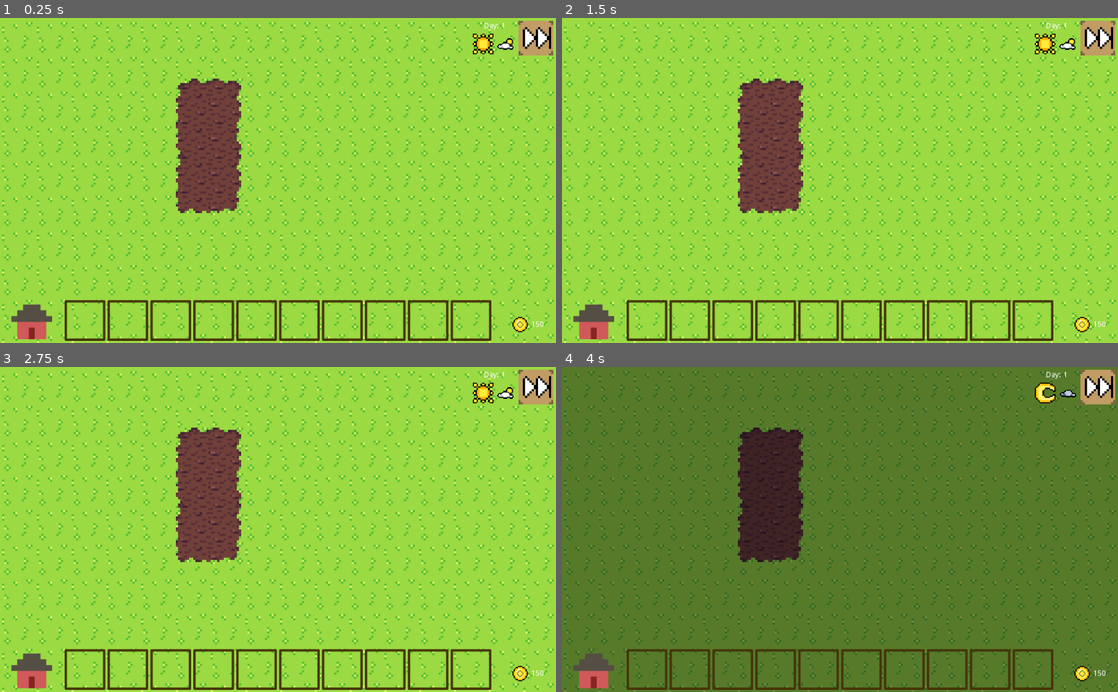
Above: before the commit, frames 1-4 (two rows, left to right).
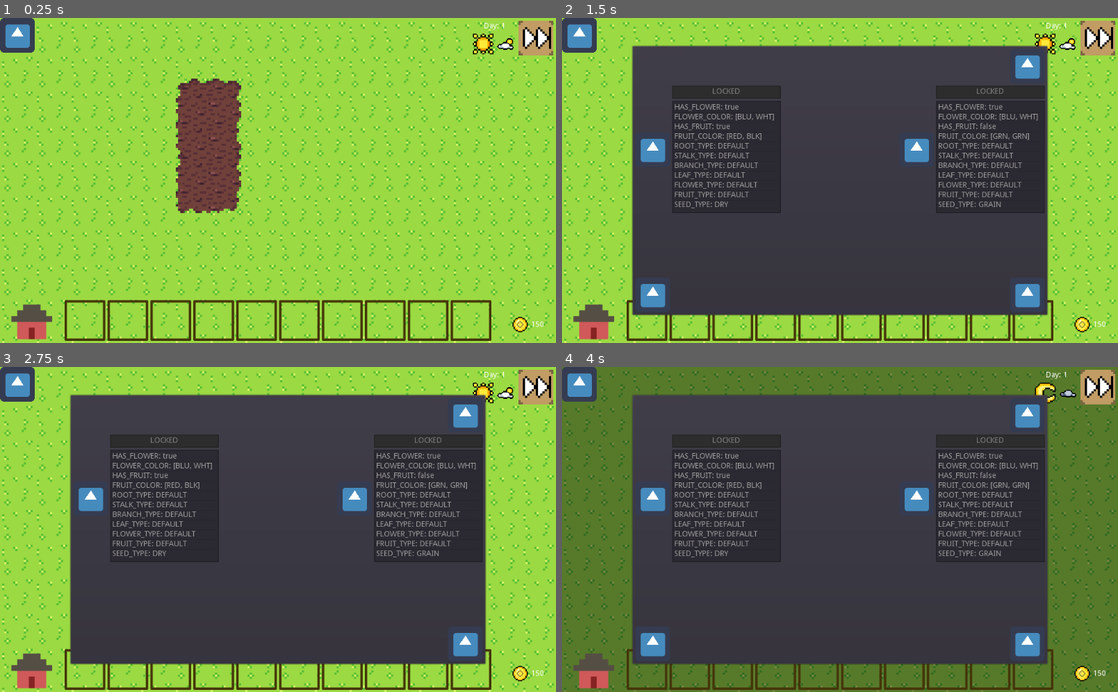
Above: after the commit, the same moments.

Repository: mrtheduts/GoGodotJam3
Game: Godot game, scene res://src/Main/Main.tscn
Same seed, same stepped clock (60 frames per second), same inputs: the game is played once before the commit and once after it. The engine's default icon, where the game draws it, is replaced by a stand-in: a white triangle on a blue panel in a dark square.
Inputs (mouse positions are in pixels of both pictures, inside the frame that each line leads up to):
- Up to frame 1 (0.25 s): no input
- Up to frame 2 (1.5 s): click (578, 34) at 0.52 s; click (1029, 294) at 1.27 s
- Up to frame 3 (2.75 s): click (88, 643) at 2.02 s
- Up to frame 4 (4 s): click (1029, 643) at 2.77 s; click (1095, 386) at 3.5 s

The runs differ from the first frame. In frame 1, 0.7% of the frame differs, in the area x 0-7%, y 0-11%; in frame 2, 63%, in the area x 0-88%, y 0-92%; in frame 3, 63%; in frame 4, 60%.

Commit message:
Add Plant Index stub
The Plant Index is the player's goal, to collect them all. The UI
part of the index is added as a stub here.

Part of the Plant Index task.

Diff:
--- a/project.godot
+++ b/project.godot
@@ -34,7 +34,7 @@
 "language": "GDScript",
 "path": "res://src/Singletons/Constants.gd"
 }, {
-"base": "RigidBody2D",
+"base": "Node2D",
 "class": "Flower",
 "language": "GDScript",
 "path": "res://src/CloseUpPlant/Flowers/Flower.gd"
@@ -59,6 +59,11 @@
 "language": "GDScript",
 "path": "res://src/Plant/Plant.gd"
 }, {
+"base": "PanelContainer",
+"class": "PlantIndex",
+"language": "GDScript",
+"path": "res://src/PlantIndex/PlantIndex.gd"
+}, {
 "base": "Reference",
 "class": "PlantTypes",
 "language": "GDScript",
@@ -68,6 +73,11 @@
 "class": "PopupWindow",
 "language": "GDScript",
 "path": "res://src/PopupDialog/PopupDialog.gd"
+}, {
+"base": "Node2D",
+"class": "Root",
+"language": "GDScript",
+"path": "res://src/CloseUpPlant/Roots/Roots.gd"
 }, {
 "base": "Node2D",
 "class": "Seed",
@@ -90,8 +100,10 @@
 "Leaf": "",
 "OverviewPlant": "",
 "Plant": "",
+"PlantIndex": "",
 "PlantTypes": "",
 "PopupWindow": "",
+"Root": "",
 "Seed": "",
 "Stalk": ""
 }
--- /dev/null
+++ b/src/PlantIndex/IndexEntry/IndexEntry.gd
@@ -0,0 +1,34 @@
+extends MarginContainer
+
+# References of the feature list and name label
+onready var _feature_list: ItemList = $HBoxContainer/VBoxContainer/FeatureList
+onready var _name_edit: LineEdit = $HBoxContainer/VBoxContainer/Name
+
+# Called when the node enters the scene tree for the first time.
+func _ready():
+
+	_name_edit.editable = false
+	_name_edit.text = "LOCKED"
+
+	var plant = PlantFactory.gen_random_plant()
+	init_plant(plant)
+	print(_feature_list.items)
+
+func init_plant(plant: Plant):
+	var features: Dictionary = plant.phenotype
+	var size = features.size()
+	set_list_size(size)
+
+	var item_string
+	var feat_keys = features.keys()
+	for i in size:
+		var key = feat_keys[i]
+		item_string = key + ": " + String(features[key])
+		add_feature(item_string)
+
+func add_feature(text: String):
+	print(text)
+	_feature_list.add_item(text)
+
+func set_list_size(size: int):
+	_feature_list.max_text_lines = size
--- /dev/null
+++ b/src/PlantIndex/IndexEntry/IndexEntry.tscn
@@ -0,0 +1,41 @@
+[gd_scene load_steps=3 format=2]
+
+[ext_resource path="res://icon.png" type="Texture" id=1]
+[ext_resource path="res://src/PlantIndex/IndexEntry/IndexEntry.gd" type="Script" id=2]
+
+[node name="IndexEntry" type="MarginContainer"]
+margin_top = 20.0
+margin_right = 40.0
+margin_bottom = 40.0
+script = ExtResource( 2 )
+
+[node name="HBoxContainer" type="HBoxContainer" parent="."]
+margin_right = 268.0
+margin_bottom = 228.0
+
+[node name="Photo" type="TextureRect" parent="HBoxContainer"]
+margin_right = 64.0
+margin_bottom = 228.0
+texture = ExtResource( 1 )
+stretch_mode = 6
+
+[node name="VBoxContainer" type="VBoxContainer" parent="HBoxContainer"]
+margin_left = 68.0
+margin_right = 268.0
+margin_bottom = 228.0
+
+[node name="Name" type="LineEdit" parent="HBoxContainer/VBoxContainer"]
+margin_right = 200.0
+margin_bottom = 24.0
+rect_min_size = Vector2( 0, 20 )
+align = 1
+
+[node name="FeatureList" type="ItemList" parent="HBoxContainer/VBoxContainer"]
+margin_top = 28.0
+margin_right = 200.0
+margin_bottom = 228.0
+rect_min_size = Vector2( 200, 200 )
+rect_clip_content = false
+size_flags_horizontal = 3
+size_flags_vertical = 3
+auto_height = true
--- /dev/null
+++ b/src/PlantIndex/PlantIndex.gd
@@ -0,0 +1,51 @@
+extends PanelContainer
+class_name PlantIndex
+
+# Signal
+signal index_closed
+
+# State
+var _page: int = 2
+
+func _ready():
+	update_buttons()
+
+func _on_CloseButton_pressed():
+	self.rect_pivot_offset = Vector2(0, 0)
+	$TweenClose.interpolate_property(
+		self, "rect_scale",
+		self.rect_scale, Vector2(0, 0),
+		0.25, $TweenClose.TRANS_SINE, $TweenClose.EASE_OUT
+	)
+
+	$TweenClose.interpolate_property(
+		self, "rect_position",
+		self.rect_position, Vector2.ZERO,
+		0.25, $TweenClose.TRANS_SINE, $TweenClose.EASE_OUT
+	)
+	$TweenClose.start()
+
+
+func _on_TweenClose_tween_all_completed():
+	emit_signal("index_closed")
+	self.queue_free()
+
+func _on_BackButton_pressed():
+	change_page(-2)
+	update_buttons()
+
+func _on_NextButton_pressed():
+	change_page(2)
+	update_buttons()
+
+func change_page(increment: int):
+	_page += increment
+
+func update_buttons():
+	var first_page = bool(_page - 2)
+	$VBoxContainer/HBoxContainerBot/BackButton.visible = first_page
+	$VBoxContainer/HBoxContainerBot/BackButton.disabled = !first_page
+
+	var last_page = bool(Constants.INDEX_PAGES - _page)
+	$VBoxContainer/HBoxContainerBot/NextButton.visible = last_page
+	$VBoxContainer/HBoxContainerBot/NextButton.disabled = !last_page
--- /dev/null
+++ b/src/PlantIndex/PlantIndex.tscn
@@ -0,0 +1,78 @@
+[gd_scene load_steps=4 format=2]
+
+[ext_resource path="res://src/PlantIndex/PlantIndex.gd" type="Script" id=1]
+[ext_resource path="res://icon.png" type="Texture" id=2]
+[ext_resource path="res://src/PlantIndex/IndexEntry/IndexEntry.tscn" type="PackedScene" id=3]
+
+[node name="PlantIndex" type="PanelContainer"]
+anchor_left = 0.5
+anchor_top = 0.5
+anchor_right = 0.5
+anchor_bottom = 0.5
+margin_left = -384.0
+margin_top = -250.0
+margin_right = 384.0
+margin_bottom = 250.0
+script = ExtResource( 1 )
+
+[node name="TweenClose" type="Tween" parent="."]
+
+[node name="VBoxContainer" type="VBoxContainer" parent="."]
+margin_left = 7.0
+margin_top = 7.0
+margin_right = 761.0
+margin_bottom = 493.0
+
+[node name="HBoxContainerTop" type="HBoxContainer" parent="VBoxContainer"]
+margin_right = 754.0
+margin_bottom = 64.0
+alignment = 2
+
+[node name="CloseButton" type="TextureButton" parent="VBoxContainer/HBoxContainerTop"]
+margin_left = 690.0
+margin_right = 754.0
+margin_bottom = 64.0
+size_flags_horizontal = 9
+texture_normal = ExtResource( 2 )
+
+[node name="HBoxContainerMid" type="HBoxContainer" parent="VBoxContainer"]
+margin_top = 68.0
+margin_right = 754.0
+margin_bottom = 296.0
+size_flags_vertical = 3
+
+[node name="Page1" parent="VBoxContainer/HBoxContainerMid" instance=ExtResource( 3 )]
+margin_top = 0.0
+margin_right = 268.0
+margin_bottom = 228.0
+
+[node name="Page2" parent="VBoxContainer/HBoxContainerMid" instance=ExtResource( 3 )]
+margin_left = 486.0
+margin_top = 0.0
+margin_right = 754.0
+margin_bottom = 228.0
+size_flags_horizontal = 10
+
+[node name="HBoxContainerBot" type="HBoxContainer" parent="VBoxContainer"]
+margin_top = 422.0
+margin_right = 754.0
+margin_bottom = 486.0
+size_flags_horizontal = 11
+size_flags_vertical = 10
+
+[node name="BackButton" type="TextureButton" parent="VBoxContainer/HBoxContainerBot"]
+margin_right = 64.0
+margin_bottom = 64.0
+texture_normal = ExtResource( 2 )
+
+[node name="NextButton" type="TextureButton" parent="VBoxContainer/HBoxContainerBot"]
+margin_left = 690.0
+margin_right = 754.0
+margin_bottom = 64.0
+size_flags_horizontal = 10
+texture_normal = ExtResource( 2 )
+
+[connection signal="tween_all_completed" from="TweenClose" to="." method="_on_TweenClose_tween_all_completed"]
+[connection signal="pressed" from="VBoxContainer/HBoxContainerTop/CloseButton" to="." method="_on_CloseButton_pressed"]
+[connection signal="pressed" from="VBoxContainer/HBoxContainerBot/BackButton" to="." method="_on_BackButton_pressed"]
+[connection signal="pressed" from="VBoxContainer/HBoxContainerBot/NextButton" to="." method="_on_NextButton_pressed"]
--- a/src/Singletons/Constants.gd
+++ b/src/Singletons/Constants.gd
@@ -54,3 +54,6 @@
 # ITEMS
 const HOE_ITEM_ID : int = 1
 const SEED_ITEM_ID : int = 4
+
+# INDEX
+const INDEX_PAGES: int = 20
--- a/src/UI/CombineAnimation/CombineAnimation.gd
+++ b/src/UI/CombineAnimation/CombineAnimation.gd
@@ -12,7 +12,7 @@
 func _process(delta):
 	$Lights/Light2D.rotation_degrees += delta * rotation_speed
 
-func init(plant: Plant, center: Vector2):
+func init(plant, center: Vector2):
 	$Display/Seed.init_seed(plant)
 	$Display/Seed.position = center
 	$Lights/Light2D.position = center
--- /dev/null
+++ b/src/UI/OpenPlantIndex/OpenPlantIndex.gd
@@ -0,0 +1,6 @@
+extends MarginContainer
+
+signal open_index
+
+func _on_IndexButton_pressed():
+	emit_signal("open_index")
--- /dev/null
+++ b/src/UI/OpenPlantIndex/OpenPlantIndex.tscn
@@ -0,0 +1,16 @@
+[gd_scene load_steps=3 format=2]
+
+[ext_resource path="res://icon.png" type="Texture" id=1]
+[ext_resource path="res://src/UI/OpenPlantIndex/OpenPlantIndex.gd" type="Script" id=2]
+
+[node name="OpenPlantIndex" type="MarginContainer"]
+margin_right = 40.0
+margin_bottom = 40.0
+script = ExtResource( 2 )
+
+[node name="IndexButton" type="TextureButton" parent="."]
+margin_right = 64.0
+margin_bottom = 64.0
+texture_normal = ExtResource( 1 )
+
+[connection signal="pressed" from="IndexButton" to="." method="_on_IndexButton_pressed"]
--- a/src/UI/UILayer.gd
+++ b/src/UI/UILayer.gd
@@ -5,19 +5,21 @@
 extends CanvasLayer
 
 # Signals
-signal photo_took
+
 signal remove_plant
 signal combine_crop
 
 var POPUP_SCENE = preload("res://src/PopupDialog/PopupDialog.tscn")
 var CLOSE_UP_SOIL_SCENE = preload("res://src/CloseUpPlot/CloseUpPlot.tscn")
 var COMBINE_ANIMATION_SCENE = preload("res://src/UI/CombineAnimation/CombineAnimation.tscn")
+var INDEX_SCENE = preload("res://src/PlantIndex/PlantIndex.tscn")
 
 var SHOP_SCENE_PATH : String = "res://src/Shop/Shop.tscn"
 var MAIN_SCENE_PATH : String = "res://src/Main/Main.tscn"
 
 var active_scene : String = ""
 var opened_plants := {}
+var index_opened: bool = false
 
 func _ready():
 	if get_tree().get_current_scene().get_name() == "Shop":
@@ -38,7 +40,7 @@
 	add_child(combine_animation)
 
 
-func _on_Garden_show_close_up_plant(plant: Plant):
+func _on_Garden_show_close_up_plant(plant):
 	if (opened_plants.has(plant)):
 		return
 
@@ -88,3 +90,13 @@
 		get_tree().change_scene(SHOP_SCENE_PATH)
 	else:
 		get_tree().change_scene(MAIN_SCENE_PATH)
+
+func _on_OpenPlantIndex_open_index():
+	if not index_opened:
+		var index: PlantIndex = INDEX_SCENE.instance()
+		Utils.conn_nodes(index, "index_closed", self, "_on_OpenPlantIndex_index_closed")
+		add_child(index)
+		index_opened = true
+
+func _on_OpenPlantIndex_index_closed():
+	index_opened = false
--- a/src/UI/UILayer.tscn
+++ b/src/UI/UILayer.tscn
@@ -1,10 +1,11 @@
-[gd_scene load_steps=6 format=2]
+[gd_scene load_steps=7 format=2]
 
 [ext_resource path="res://src/UI/UILayer.gd" type="Script" id=1]
 [ext_resource path="res://src/UI/Money/Money.tscn" type="PackedScene" id=2]
 [ext_resource path="res://src/UI/WorldUI/WorldUI.tscn" type="PackedScene" id=3]
 [ext_resource path="res://src/UI/PlayerInventory/PlayerInventory.tscn" type="PackedScene" id=4]
 [ext_resource path="res://raw_assets/images/ui/shop_icon.png" type="Texture" id=5]
+[ext_resource path="res://src/UI/OpenPlantIndex/OpenPlantIndex.tscn" type="PackedScene" id=6]
 
 [node name="UILayer" type="CanvasLayer"]
 script = ExtResource( 1 )
@@ -39,4 +40,9 @@
 margin_bottom = 0.799988
 texture_normal = ExtResource( 5 )
 
+[node name="OpenPlantIndex" parent="." instance=ExtResource( 6 )]
+margin_right = 64.0
+margin_bottom = 64.0
+
 [connection signal="pressed" from="Store" to="." method="_on_Store_pressed"]
+[connection signal="open_index" from="OpenPlantIndex" to="." method="_on_OpenPlantIndex_open_index"]
